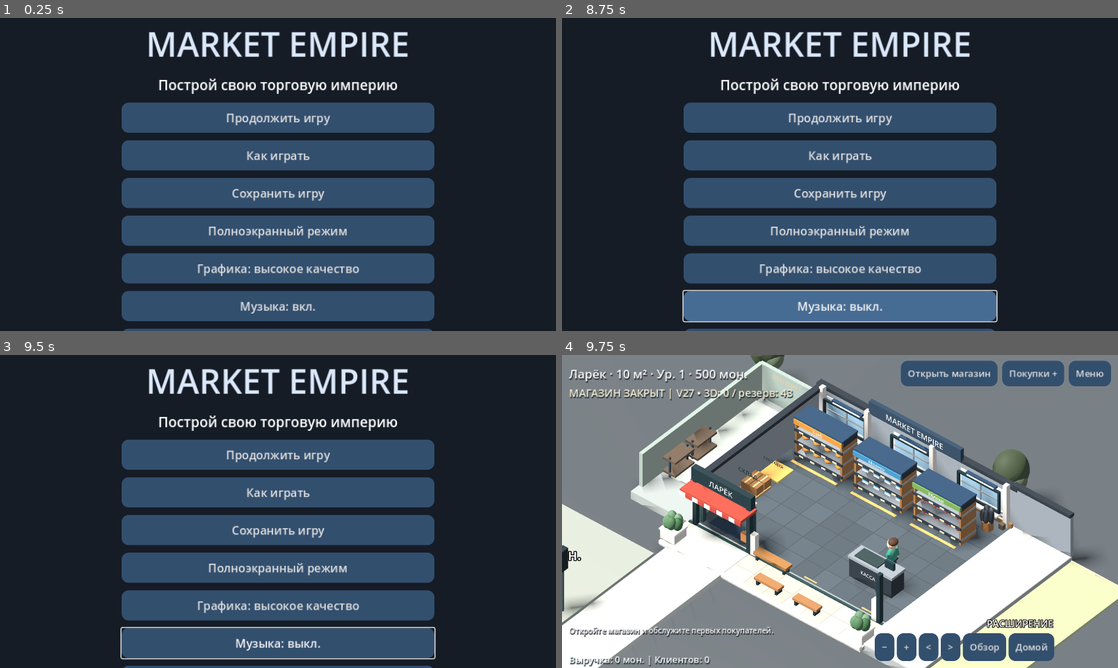
Above: before the commit, frames 1-4 (two rows, left to right).
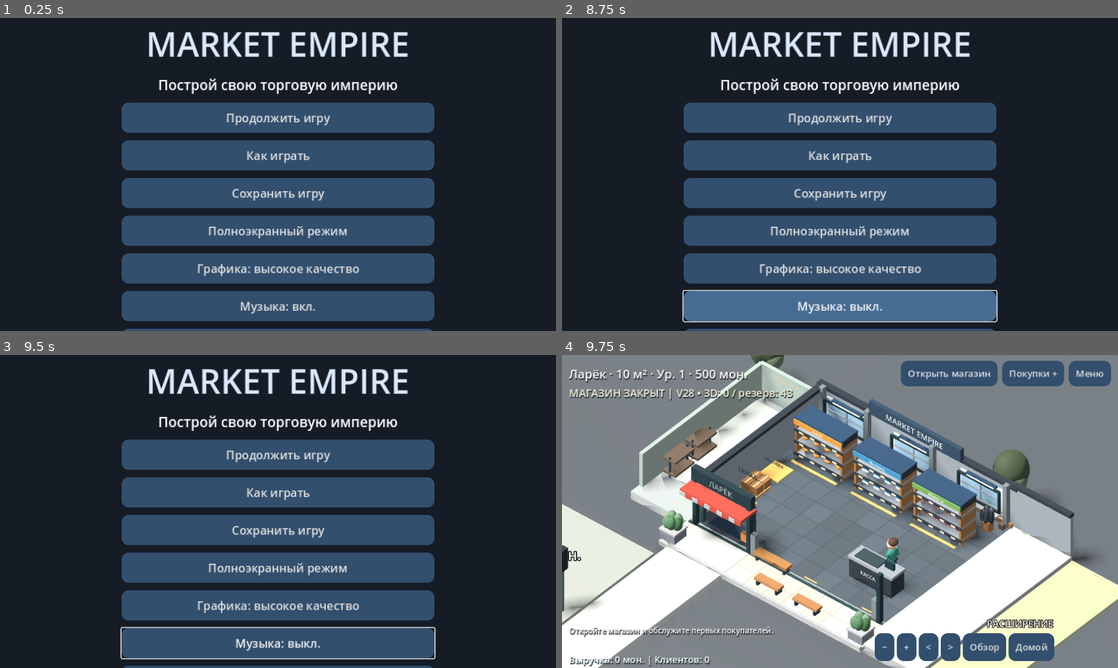
Above: after the commit, the same moments.

Repository: Denis-create-boop/mobile_game
Game: Godot game, scene res://main.tscn
Two runs of this game, one before a commit and one after it. Both use one fixed random seed, a clock stepped at 60 frames per second and the inputs below.
Inputs:
- Up to frame 1 (0.25 s): no input
- Up to frame 2 (8.75 s): click "Меню" at 0.5 s; click "Как играть" at 1.25 s; click "Как играть" at 2 s; click "OK" at 2.75 s; click "Открыть магазин" at 3.5 s; click "Покупки +" at 4.25 s; click "−" at 5 s; click "+" at 5.75 s; click "<" at 6.5 s; click ">" at 7.25 s; click "Обзор" at 8 s
- Up to frame 3 (9.5 s): click "Домой" at 8.75 s
- Up to frame 4 (9.75 s): click "Продолжить игру" at 9.5 s

Frames 1-3 are identical in both runs. In frame 4, 2.7% of the frame differs, in the area x 0-100%, y 1-100%.

Commit message:
V28: batch Blender meshes, reduce WebGL framebuffer load and extend screenshot timeout

Diff:
--- a/store_visual.gd
+++ b/store_visual.gd
@@ -79,7 +79,7 @@
 	viewport = SubViewport.new()
 	viewport.size = Vector2i(960,640)
 	viewport.own_world_3d = true
-	viewport.msaa_3d = Viewport.MSAA_4X
+	viewport.msaa_3d = Viewport.MSAA_2X
 	viewport.render_target_update_mode = SubViewport.UPDATE_ALWAYS
 	add_child(viewport)
 	render_surface=TextureRect.new()
@@ -742,7 +742,7 @@
 		actor(people[i],c["pos"],c["carry"],delta)
 		var tag: Label3D=people[i].get_meta("order")
 		tag.text=game.GOODS[c["item"]] if c["phase"]<4 and not c["carry"] else ("Оплата" if c["carry"] and c["phase"]<4 else "")
-	status_label.text=("МАГАЗИН ОТКРЫТ" if game.running else "МАГАЗИН ЗАКРЫТ")+" | V27 • 3D: %d / резерв: %d" % [asset_library.loaded_count,asset_library.fallback_count]
+	status_label.text=("МАГАЗИН ОТКРЫТ" if game.running else "МАГАЗИН ЗАКРЫТ")+" | V28 • 3D: %d / резерв: %d" % [asset_library.loaded_count,asset_library.fallback_count]
 	sales_label.position=Vector2(12,size.y-26)
 	sales_label.text="Выручка: %d мон. | Клиентов: %d" % [game.revenue,game.customers.size()]
 
@@ -782,7 +782,7 @@
 
 func toggle_quality():
 	quality_high=not quality_high
-	viewport.msaa_3d=Viewport.MSAA_4X if quality_high else Viewport.MSAA_DISABLED
+	viewport.msaa_3d=Viewport.MSAA_2X if quality_high else Viewport.MSAA_DISABLED
 	scene_light.shadow_enabled=quality_high
 	update_render_resolution()
 
@@ -1085,9 +1085,9 @@
 		root.hide()
 
 func build_architecture():
-	var brick=Color("#d8d5d0")
+	var brick=Color("#777e85")
 	var dark=Color("#293a40")
-	var cream=Color("#f5f5f3")
+	var cream=Color("#a7aaad")
 	var glass=Color("#7fa7b6")
 	# Paved forecourt, with a low kerb and alternating stone joints.
 	box(stage,Vector3(0,-0.15,5.0),Vector3(10.5,0.18,1.75),Color("#b6b6ad"))
@@ -1152,9 +1152,9 @@
 		return
 	var transform_scale: Vector2=get_global_transform_with_canvas().get_scale().abs()
 	var screen_size: Vector2=size*transform_scale
-	var scale_factor: float=1.75 if quality_high else 1.0
+	var scale_factor: float=1.0 if quality_high else 0.8
 	var target: Vector2=screen_size*scale_factor
-	var limit: float=3200.0 if quality_high else 1600.0
+	var limit: float=1920.0 if quality_high else 1280.0
 	if maxf(target.x,target.y)>limit:
 		target*=limit/maxf(target.x,target.y)
 	var wanted=Vector2i(maxi(2,roundi(target.x)),maxi(2,roundi(target.y)))
@@ -1185,8 +1185,6 @@
 	node.position=pos
 	node.rotation.y=angle
 	node.scale=dimensions_scale
-	if kind=="shell":
-		apply_shell_palette(node)
 	return true
 
 func apply_shell_palette(root: Node):
